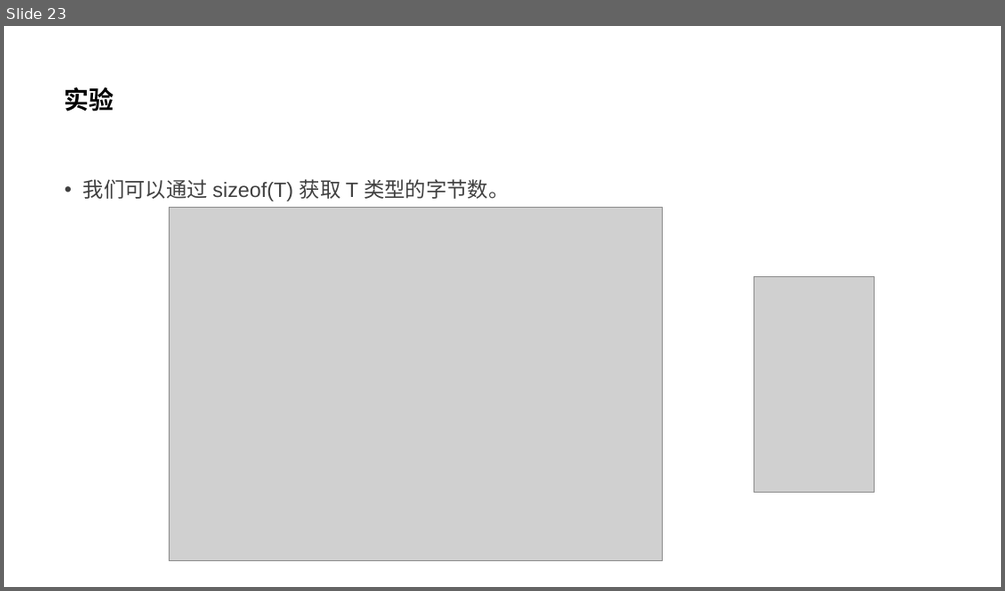
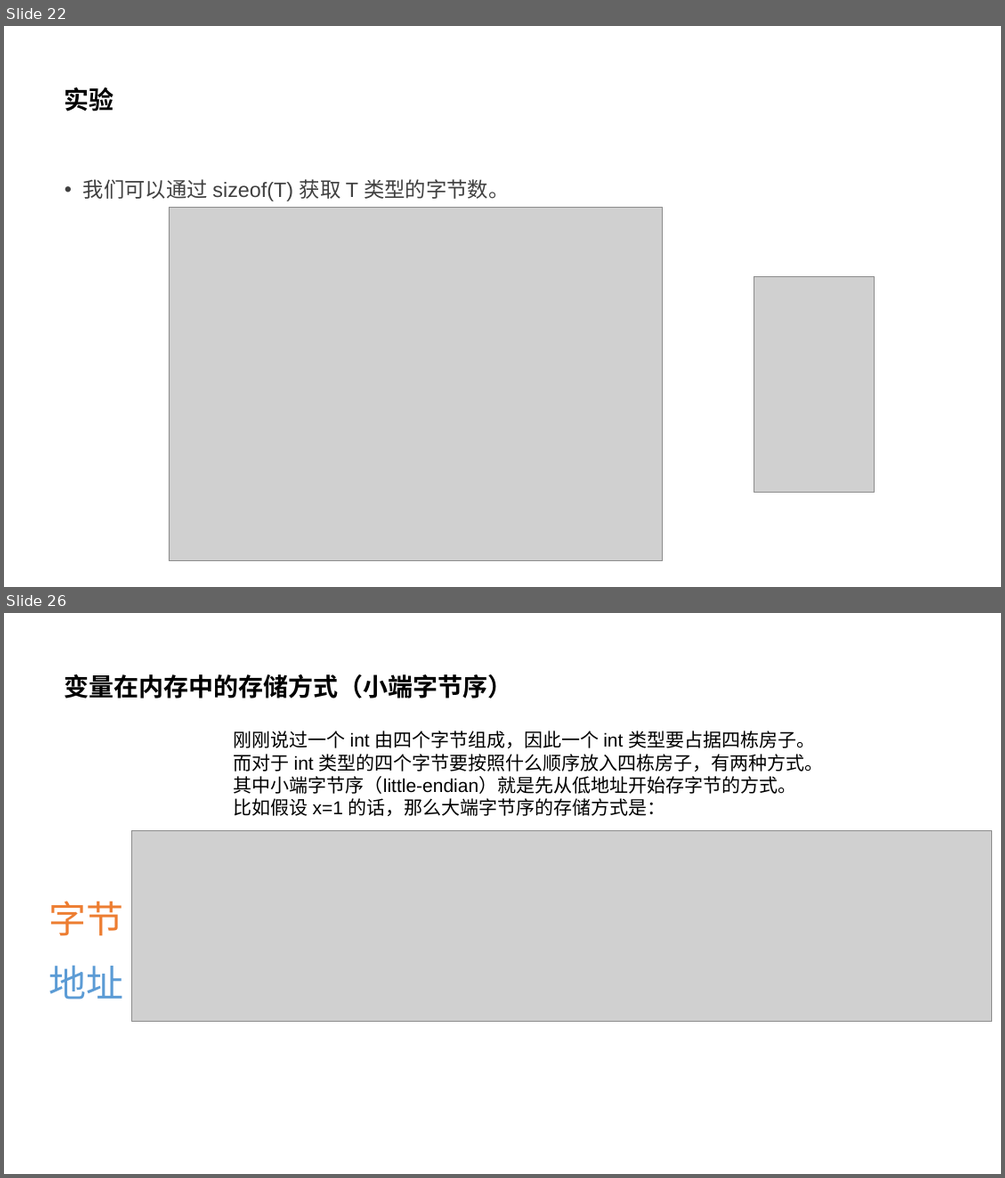
Before and after one commit to parallel101/course, a slide deck: 12/slides.pptx. Shown one above the other, each under a label of ours: slide 23 before the commit, slides 22 and 26 after it; the slides between them are not shown. The pictures are 1005x591 and 1005x1178 pixels, drawn with LibreOffice and Linux fonts; fonts in the diff are those of the drawing; grey boxes stand for pictures. Boxes give left, top, right and bottom in pixels: in the first picture for what was removed or moved away, otherwise in the second. Text is boxed around its words. In the diff, an @@ line names an element or a change of style, - is before the commit and + after.

```diff
--- a/12/slides.pptx
+++ b/12/slides.pptx
@@ slide 26 added at (x1=4, y1=613, x2=1001, y2=1174), background #FFFFFF @@
@@ title added at (x1=65, y1=674, x2=513, y2=698), 24 pt, text #000000, bold @@
+变量在内存中的存储方式（小端字节序）
@@ text added at (x1=234, y1=730, x2=824, y2=816), 18 pt, text #000000 @@
+刚刚说过一个 int 由四个字节组成，因此一个 int 类型要占据四栋房子。
+而对于 int 类型的四个字节要按照什么顺序放入四栋房子，有两种方式。
+其中小端字节序（little-endian）就是先从低地址开始存字节的方式。
+比如假设 x=1 的话，那么大端字节序的存储方式是：
@@ picture added at (x1=132, y1=831, x2=992, y2=1022) @@
@@ text added at (x1=48, y1=900, x2=123, y2=936), 36 pt, text #ED7D31 @@
+字节
@@ text added at (x1=48, y1=965, x2=123, y2=999), 36 pt, text #5B9BD5 @@
+地址
@@ what was slide 23 is now slide 22 @@
```
Also in this commit, not shown: 1 slide changed, 9 other slides added, 1 slide removed, 13 other files.
